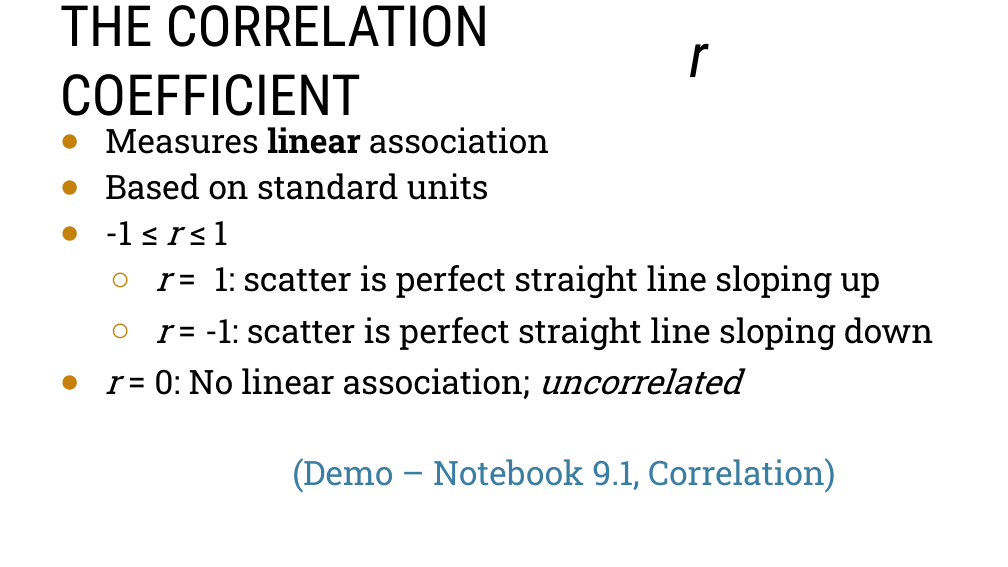
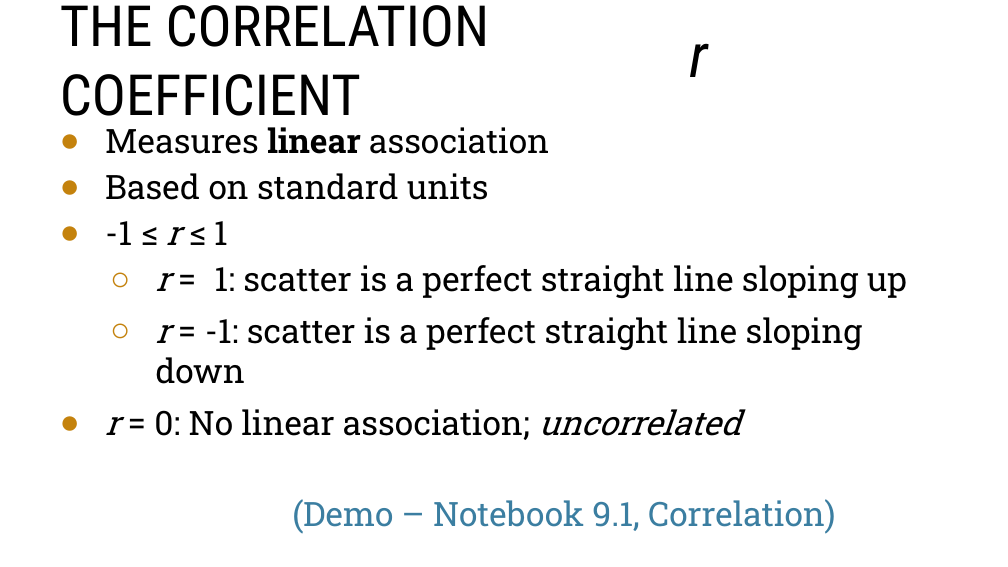
Before and after one commit to blprickett/current-Ling190D, a slide deck: slide 7 of module9/9-slides.pptx. Drawn at 1008x567 pixels with LibreOffice and Linux fonts; fonts in the diff are those of the drawing; background and template pictures are left out. Boxes give left, top, right and bottom in pixels: in the first picture for what was removed or moved away, otherwise in the second. Text is boxed around its words. In the diff, an @@ line names an element or a change of style, - is before the commit and + after.

```diff
--- a/module9/9-slides.pptx
+++ b/module9/9-slides.pptx
@@ text at (156,265,907,384): text changed @@
-  ○ r = 1: scatter is perfect straight line sloping up
-  ○ r = -1: scatter is perfect straight line sloping down
+  ○ r = 1: scatter is a perfect straight line sloping up
+  ○ r = -1: scatter is a perfect straight line sloping down
```
Also in this commit, not shown: 3 other slides changed.
